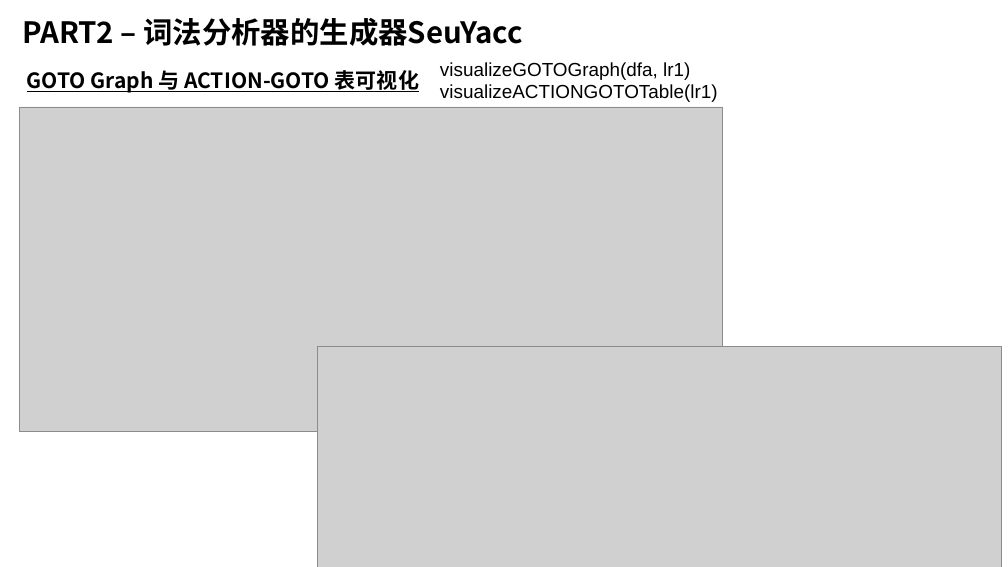
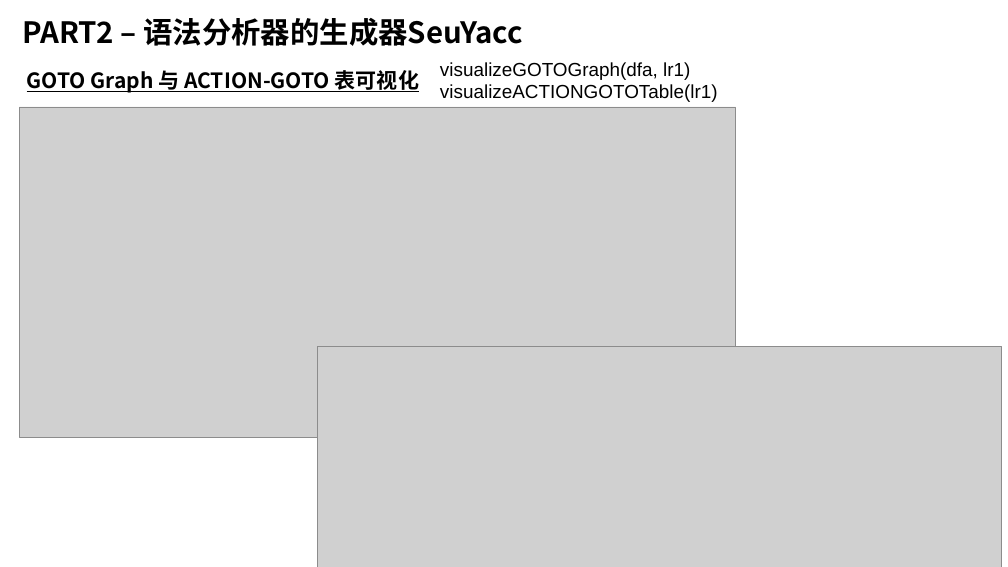
Before and after one commit to z0gSh1u/seu-lex-yacc, a slide deck: slide 20 of doc/答辩Slides.pptx. Drawn at 1008x567 pixels with LibreOffice and Linux fonts; fonts in the diff are those of the drawing; grey boxes stand for pictures. Boxes give left, top, right and bottom in pixels: in the first picture for what was removed or moved away, otherwise in the second. Text is boxed around its words. In the diff, an @@ line names an element or a change of style, - is before the commit and + after.

```diff
--- a/doc/答辩Slides.pptx
+++ b/doc/答辩Slides.pptx
@@ text at (22, 18, 523, 46): text changed @@
-PART2 – 词法分析器的生成器SeuYacc
+PART2 – 语法分析器的生成器SeuYacc
@@ picture: place and size @@
-picture at (19, 107, 723, 431)
+picture at (19, 107, 736, 437)
```
Also in this commit, not shown: 7 other slides changed, 12 other files.
